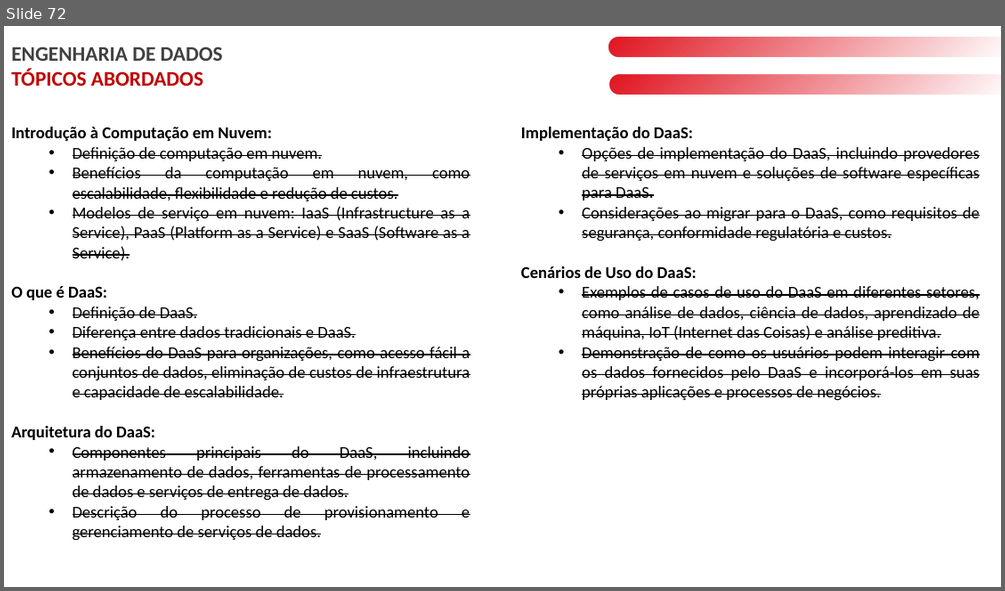
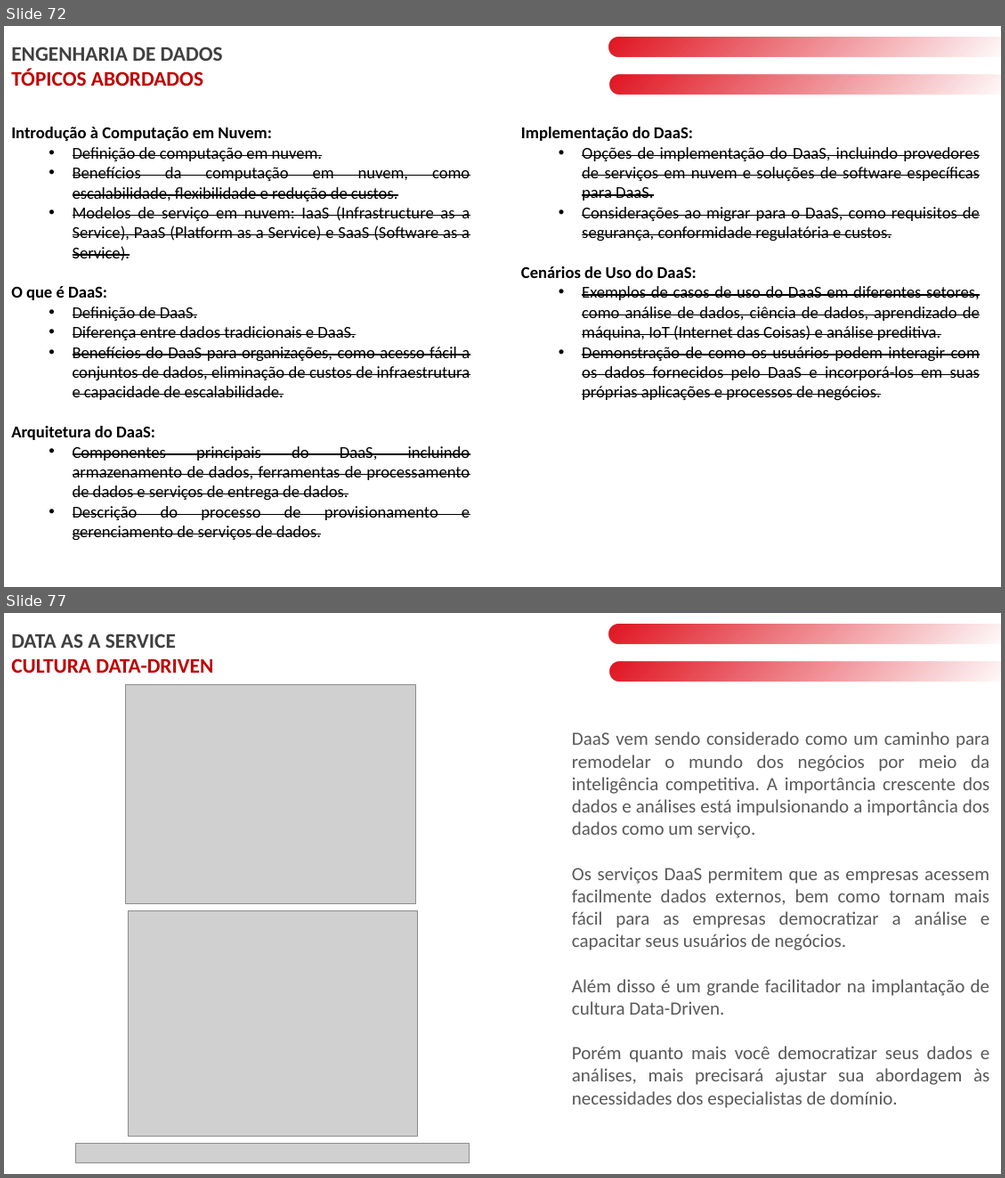
Before and after one commit to laysabelici/data_as_a_service, a slide deck: DAAS PT2.pptx. Shown one above the other, each under a label of ours: slide 72 before the commit, slides 72 and 77 after it; the slides between them are not shown. The pictures are 1005x591 and 1005x1178 pixels, drawn with LibreOffice and Linux fonts; fonts in the diff are those of the drawing; grey boxes stand for pictures. Boxes give left, top, right and bottom in pixels: in the first picture for what was removed or moved away, otherwise in the second. Text is boxed around its words. In the diff, an @@ line names an element or a change of style, - is before the commit and + after.

```diff
--- a/DAAS PT2.pptx
+++ b/DAAS PT2.pptx
@@ slide 77 added at (x1=4, y1=613, x2=1001, y2=1174), background #FFFFFF @@
@@ text added at (x1=11, y1=633, x2=213, y2=673), 20 pt, text #C00000, bold @@
+DATA AS A SERVICE
+CULTURA DATA-DRIVEN
@@ rounded rectangle added at (x1=609, y1=625, x2=1001, y2=644), fill gradient #E11622 @@
@@ rounded rectangle added at (x1=610, y1=662, x2=1001, y2=682), fill gradient #E11622 @@
@@ picture added at (x1=125, y1=685, x2=415, y2=904) @@
@@ text added at (x1=572, y1=731, x2=989, y2=1108), 18 pt, text #595959 @@
+DaaS vem sendo considerado como um caminho para remodelar o mundo dos negócios por meio da inteligência competitiva. A importância crescente dos dados e análises está impulsionando a importância dos dados como um serviço.
+Os serviços DaaS permitem que as empresas acessem facilmente dados externos, bem como tornam mais fácil para as empresas democratizar a análise e capacitar seus usuários de negócios.
+Além disso é um grande facilitador na implantação de cultura Data-Driven.
+Porém quanto mais você democratizar seus dados e análises, mais precisará ajustar sua abordagem às necessidades dos especialistas de domínio.
@@ picture added at (x1=128, y1=911, x2=418, y2=1136) @@
@@ picture added at (x1=76, y1=1143, x2=469, y2=1163) @@
```
Also in this commit, not shown: 8 other slides added.
